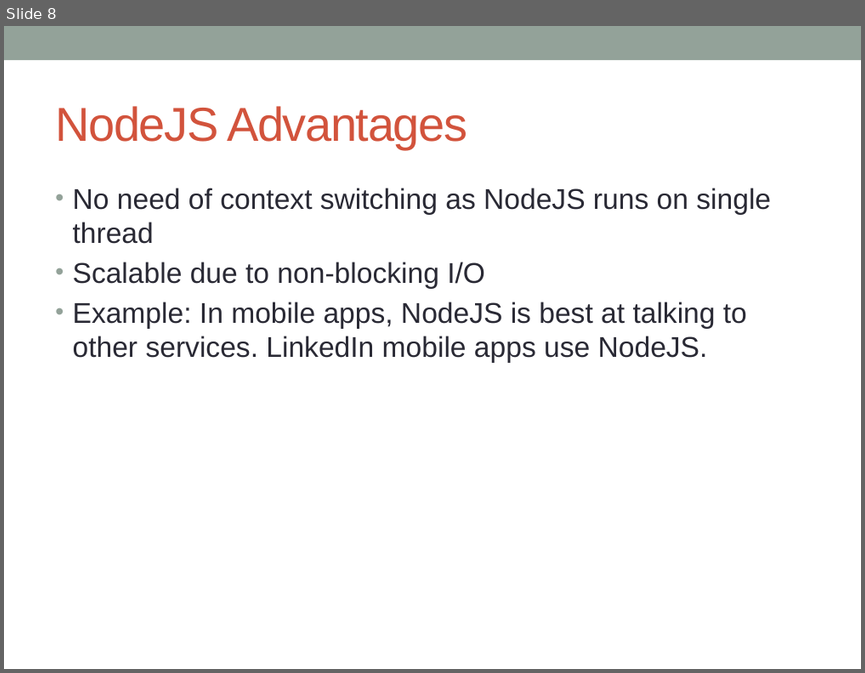
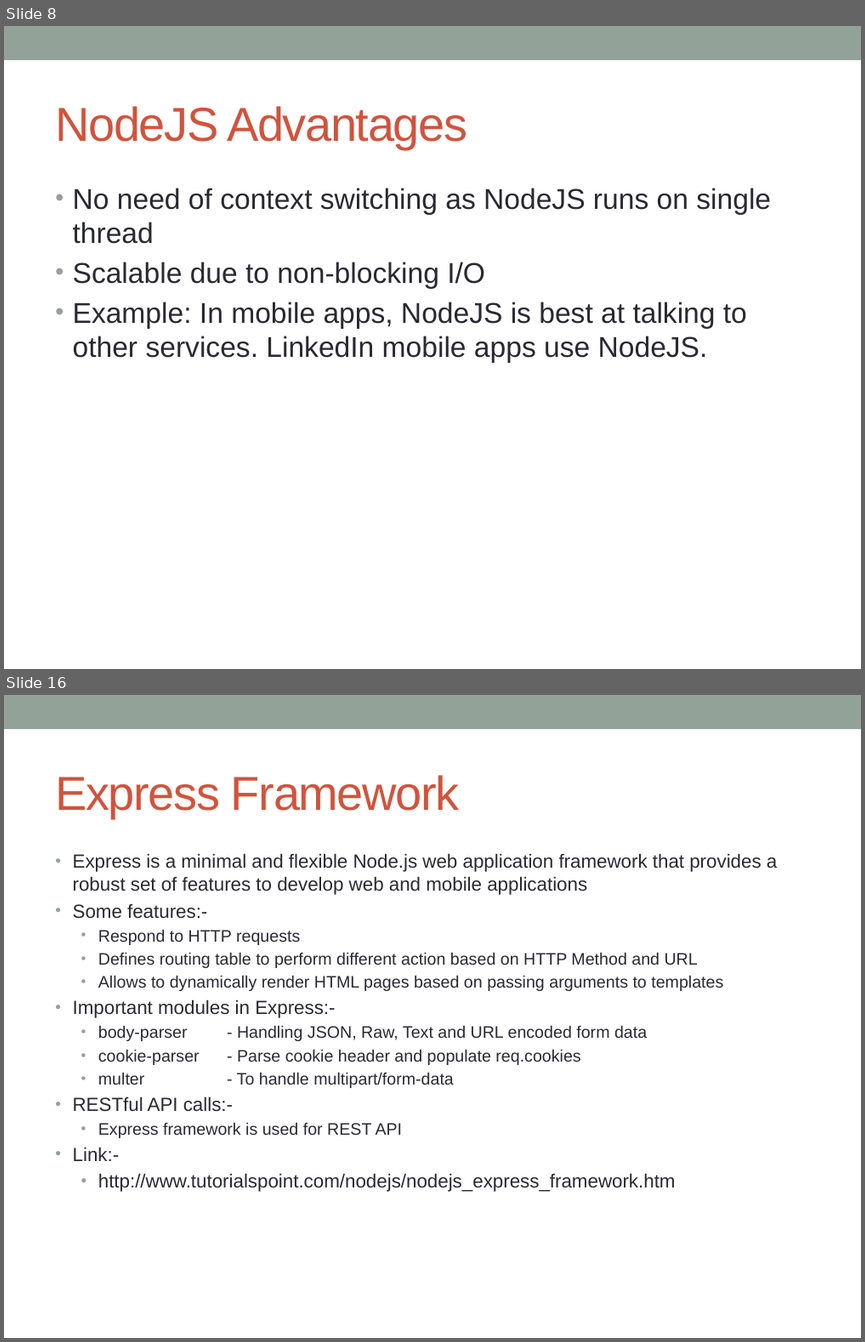
Before and after one commit to notionquest/ProjectDocumentation, a slide deck: NodeJS.pptx. Shown one above the other, each under a label of ours: slide 8 before the commit, slides 8 and 16 after it; the slides between them are not shown. The pictures are 865x673 and 865x1342 pixels, drawn with LibreOffice and Linux fonts; fonts in the diff are those of the drawing. Boxes give left, top, right and bottom in pixels: in the first picture for what was removed or moved away, otherwise in the second. Text is boxed around its words. In the diff, an @@ line names an element or a change of style, - is before the commit and + after.

```diff
--- a/NodeJS.pptx
+++ b/NodeJS.pptx
@@ slide 16 added at (x1=4, y1=695, x2=861, y2=1338), background #FFFFFF; not listed: 1 template element that a slide beside it also shows @@
@@ title added at (x1=55, y1=775, x2=460, y2=818), 40 pt, text #D2533C @@
+Express Framework
@@ text added at (x1=73, y1=853, x2=777, y2=1191), 14 pt, text #292934 @@
+• Express is a minimal and flexible Node.js web application framework that provides a robust set of features to develop web and mobile applications
+• Some features:-
+  • Respond to HTTP requests
+  • Defines routing table to perform different action based on HTTP Method and URL
+  • Allows to dynamically render HTML pages based on passing arguments to templates
+• Important modules in Express:-
+  • body-parser - Handling JSON, Raw, Text and URL encoded form data
+  • cookie-parser - Parse cookie header and populate req.cookies
+  • multer - To handle multipart/form-data
+• RESTful API calls:-
+  • Express framework is used for REST API
+• Link:-
+  • http://www.tutorialspoint.com/nodejs/nodejs_express_framework.htm
```
Also in this commit, not shown: 2 slides changed, 10 other slides added, 1 slide removed.
